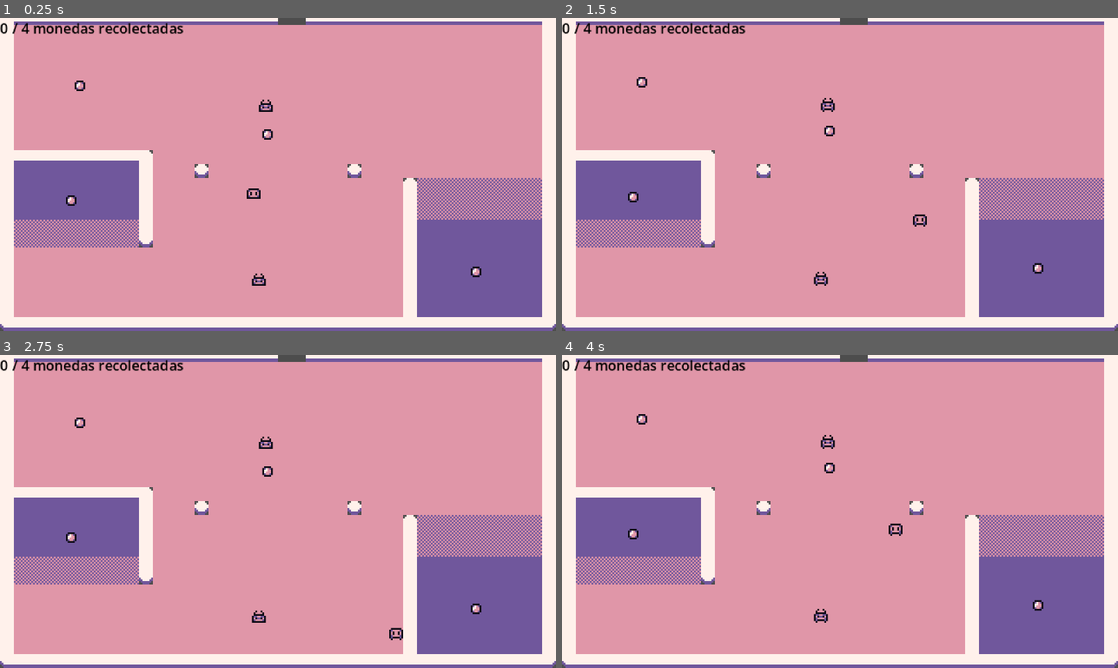
Above: before the commit, frames 1-4 (two rows, left to right).
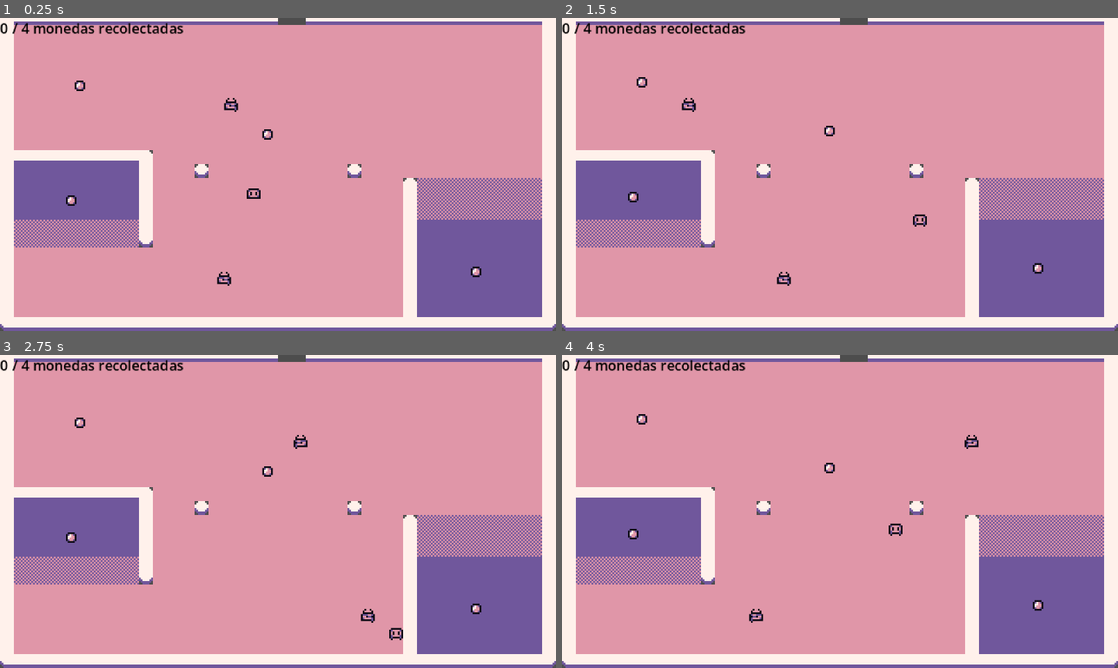
Above: after the commit, the same moments.

Repository: xFerchoVJ/coin-collector-godot
Game: Godot game, scene res://scenes/level.tscn
Two runs of this game, one before a commit and one after it. Both use one fixed random seed, a clock stepped at 60 frames per second and the inputs below.
Inputs:
- Up to frame 1 (0.25 s): no input
- Up to frame 2 (1.5 s): hold D (move_right) 0.53-1.28 s; hold S (move_down) from 1.28 s (still down)
- Up to frame 3 (2.75 s): release S (move_down) at 2.03 s; hold D (move_right) from 2.03 s (still down)
- Up to frame 4 (4 s): release D (move_right) at 2.78 s; hold W (move_up) 2.78-3.53 s; hold A (move_left) from 3.53 s (still down)

The runs differ from the first frame. In frame 1, 0.3% of the frame differs, in the area x 39-50%, y 25-86%; in frame 2, 0.3%; in frame 3, 0.3%; in frame 4, 0.3%, in the area x 33-75%, y 25-86%.

Commit message:
T13: enemy patrol with @export
Co-Authored-By: Claude Sonnet 5.5 <noreply@anthropic.com>

Diff:
--- a/scenes/enemy.tscn
+++ b/scenes/enemy.tscn
@@ -1,5 +1,6 @@
 [gd_scene format=3 uid="uid://dtjbvg85t0mgv"]
 
+[ext_resource type="Script" uid="uid://ckd6gnive00pk" path="res://scripts/enemy.gd" id="1_4ra3w"]
 [ext_resource type="Texture2D" uid="uid://b0afwffjhwjln" path="res://Assets/Strips/Enemy/Enemy Idle.png" id="1_7p1mj"]
 [ext_resource type="Texture2D" uid="uid://o36ysqolgjxf" path="res://Assets/Strips/Enemy/Enemy Walk.png" id="2_md0e3"]
 
@@ -77,6 +78,7 @@
 
 [node name="Enemy" type="CharacterBody2D" unique_id=199469382]
 collision_layer = 4
+script = ExtResource("1_4ra3w")
 
 [node name="AnimatedSprite2D" type="AnimatedSprite2D" parent="." unique_id=388076507]
 sprite_frames = SubResource("SpriteFrames_u0ya7")
--- a/scenes/level.tscn
+++ b/scenes/level.tscn
@@ -85,6 +85,8 @@
 
 [node name="Enemy" parent="." unique_id=199469382 instance=ExtResource("6_2r41h")]
 position = Vector2(149, 154)
+distance = 70.0
 
 [node name="Enemy2" parent="." unique_id=1180142810 instance=ExtResource("6_2r41h")]
 position = Vector2(153, 54)
+distance = 100.0
--- /dev/null
+++ b/scripts/enemy.gd
@@ -0,0 +1,33 @@
+extends CharacterBody2D
+
+@export var speed: float = 80
+@export var distance: float = 80
+@onready var animated_sprite_2d: AnimatedSprite2D = $AnimatedSprite2D
+
+var start_position: Vector2
+var direction: float = -1
+
+func _ready() -> void:
+	# Guardar la posición global del enemigo
+	start_position = global_position
+
+func _physics_process(_delta: float) -> void:
+	# Moverlo
+	velocity.x = speed * direction
+	move_and_slide()
+
+	# Calcular la distancia recorrida del inicio a donde esta ahorita
+	var distance_traveled: float = global_position.x - start_position.x
+
+	# Validar si se alejo mas de distance para cambiar la direccion
+	if absf(distance_traveled) >= distance:
+		direction = direction * -1
+
+	# Voltear sprite dependiendo la direction
+	animated_sprite_2d.flip_h = direction > 0
+
+	# Poner animacion de caminar
+	if velocity != Vector2.ZERO:
+		animated_sprite_2d.play("walk")
+	else:
+		animated_sprite_2d.play("idle")
Not shown, added: scripts/enemy.gd.uid
Not shown, changed: docs/LEARNING_PROGRESS.md
